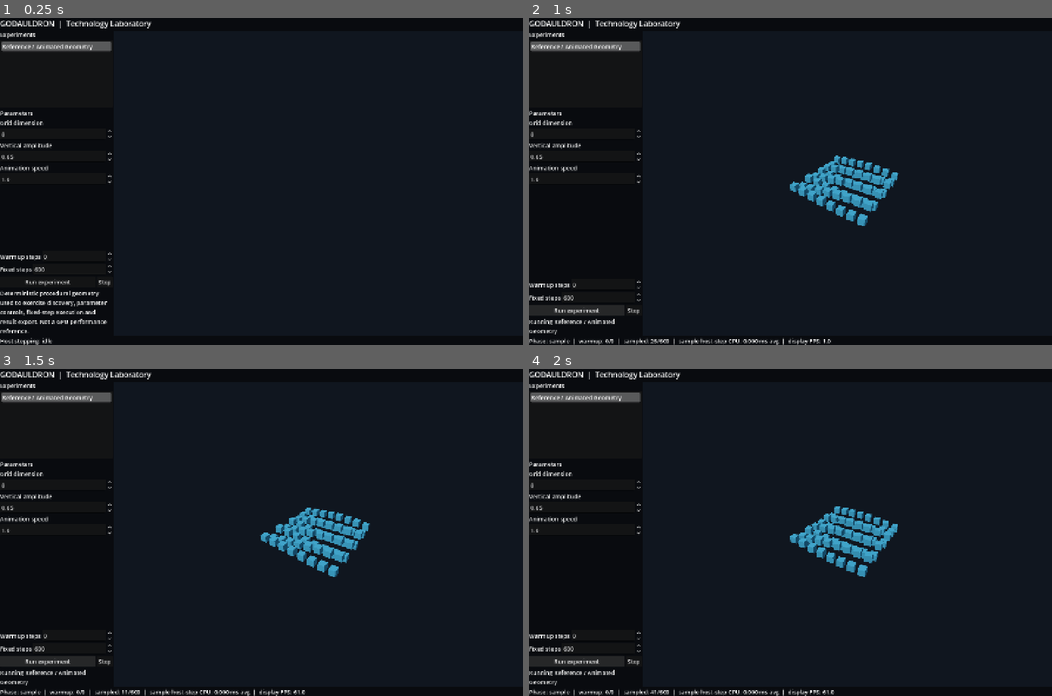
Above: before the commit, frames 1-4 (two rows, left to right).
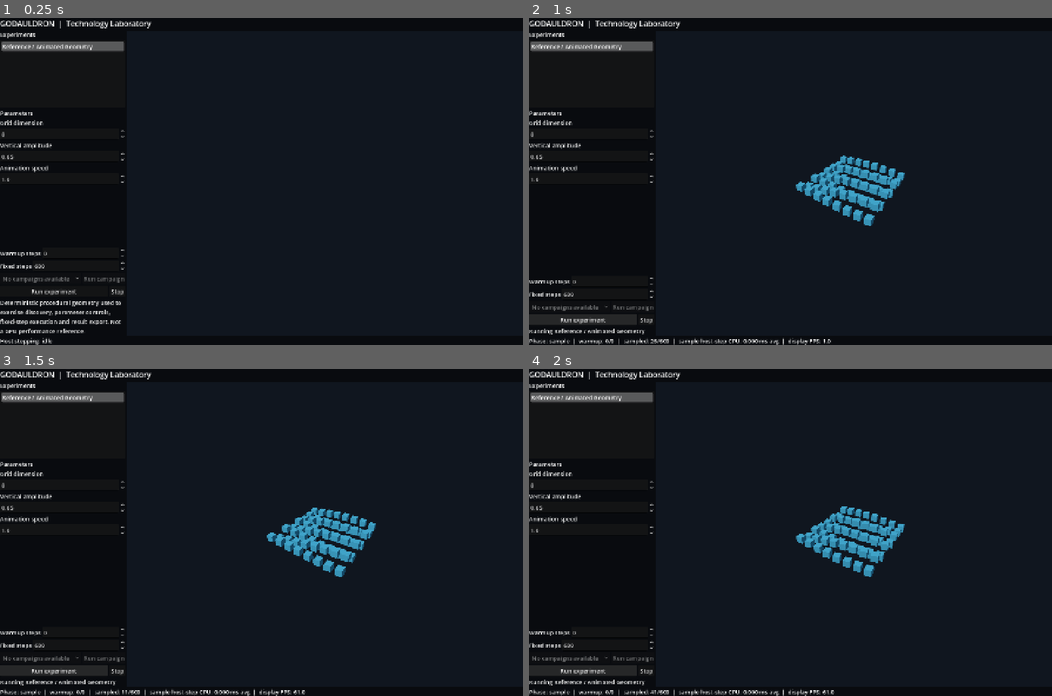
Above: after the commit, the same moments.

Repository: thomthehound/Godauldron
Game: Godot game, scene res://scenes/main.tscn
Two runs of this game, one before a commit and one after it. Both use one fixed random seed, a clock stepped at 60 frames per second and the inputs below.
Inputs:
- Up to frame 1 (0.25 s): no input
- Up to frame 2 (1 s): click "Run experiment" at 0.5 s
- Up to frame 3 (1.5 s): click "Run experiment" at 1.25 s
- Up to frame 4 (2 s): no input

The runs differ from the first frame. In frame 1, 1.7% of the frame differs, in the area x 0-24%, y 7-97%; in frame 2, 3.3%; in frame 3, 3.3%; in frame 4, 3.3%, in the area x 0-72%, y 7-97%.

Commit message:
Integrate campaign presets, sequential sweeps and summary reporting into the host

Diff:
--- a/scripts/laboratory.gd
+++ b/scripts/laboratory.gd
@@ -6,6 +6,8 @@
 const FIXED_STEP := 1.0 / 60.0
 const MAX_STEPS_PER_FRAME := 8
 const ExperimentRun = preload("res://scripts/experiment_run.gd")
+const ExperimentCampaign = preload("res://scripts/experiment_campaign.gd")
+const CAMPAIGN_ROOT := "res://campaigns"
 
 var _experiments: Array[Dictionary] = []
 var _manifest: Dictionary = {}
@@ -18,6 +20,12 @@
 var _telemetry: Label
 var _run_steps: SpinBox
 var _warmup_steps: SpinBox
+var _campaign_picker: OptionButton
+var _campaign_button: Button
+var _campaign_plans: Array[Dictionary] = []
+var _campaign: RefCounted = null
+var _last_campaign_report_path: String = ""
+var _last_campaign_summary: Dictionary = {}
 
 var _run: ExperimentRun = null
 var _accumulator: float = 0.0
@@ -97,6 +105,17 @@
 	_run_steps.value = 600
 	_run_steps.size_flags_horizontal = Control.SIZE_EXPAND_FILL
 	steps_row.add_child(_run_steps)
+
+	var campaign_row := HBoxContainer.new()
+	sidebar.add_child(campaign_row)
+	_campaign_picker = OptionButton.new()
+	_campaign_picker.size_flags_horizontal = Control.SIZE_EXPAND_FILL
+	campaign_row.add_child(_campaign_picker)
+	_campaign_button = Button.new()
+	_campaign_button.text = "Run campaign"
+	_campaign_button.disabled = true
+	_campaign_button.pressed.connect(_start_campaign)
+	campaign_row.add_child(_campaign_button)
 
 	var buttons := HBoxContainer.new()
 	sidebar.add_child(buttons)
@@ -191,6 +210,69 @@
 	_active_scene = scene_resource.instantiate()
 	_viewport.add_child(_active_scene)
 	_status.text = String(_manifest.get("description", _manifest["display_name"]))
+	_discover_campaigns()
+
+
+func _discover_campaigns() -> void:
+	_campaign_plans.clear()
+	_campaign_picker.clear()
+	for file in DirAccess.get_files_at(CAMPAIGN_ROOT):
+		if not file.ends_with(".json"):
+			continue
+		var parsed: Variant = JSON.parse_string(FileAccess.get_file_as_string(CAMPAIGN_ROOT.path_join(file)))
+		if typeof(parsed) != TYPE_DICTIONARY or parsed.get("experiment_id") != _manifest.get("id"):
+			continue
+		var errors: PackedStringArray = ExperimentCampaign.validate(parsed, _manifest)
+		if not errors.is_empty():
+			push_warning("Invalid campaign %s: %s" % [file, ", ".join(errors)])
+			continue
+		_campaign_plans.append(parsed)
+		_campaign_picker.add_item(String(parsed.get("id", file)))
+	_campaign_button.disabled = _campaign_plans.is_empty()
+	if _campaign_plans.is_empty():
+		_campaign_picker.add_item("No campaigns available")
+		_campaign_picker.disabled = true
+	else:
+		_campaign_picker.disabled = false
+		_campaign_picker.select(0)
+
+
+func _start_campaign() -> void:
+	if _active_scene == null or _campaign_plans.is_empty():
+		return
+	if _has_active_run():
+		_finish_run(false)
+	_campaign = ExperimentCampaign.new()
+	_last_campaign_report_path = ""
+	_last_campaign_summary.clear()
+	var errors: PackedStringArray = _campaign.configure(
+		_campaign_plans[_campaign_picker.selected], _manifest
+	)
+	if not errors.is_empty():
+		_status.text = "Invalid campaign: " + ", ".join(errors)
+		_campaign = null
+		return
+	_begin_campaign_case()
+
+
+func _begin_campaign_case() -> void:
+	var next_case: Dictionary = _campaign.next_case()
+	_run = ExperimentRun.new()
+	_run.begin(_active_scene, next_case["parameters"],
+		int(next_case["warmup_steps"]), int(next_case["sample_steps"]), FIXED_STEP)
+	_accumulator = 0.0
+	_status.text = "Campaign case %d, repetition %d" % [
+		int(next_case["case_index"]) + 1, int(next_case["repetition"]) + 1
+	]
+	_update_telemetry()
+
+
+func _finish_campaign(completed: bool) -> void:
+	_last_campaign_summary = _campaign.summary(completed)
+	var path: String = _save_report(_last_campaign_summary, "campaign_" + String(_last_campaign_summary["campaign_id"]))
+	_last_campaign_report_path = path
+	_campaign = null
+	_status.text = ("Campaign complete" if completed else "Campaign cancelled") + (": " + path if not path.is_empty() else ": unable to save summary")
 
 
 func _collect_parameters() -> Dictionary:
@@ -216,6 +298,7 @@
 		return
 	if _has_active_run():
 		_finish_run(false)
+	_campaign = null
 	_run = ExperimentRun.new()
 	_run.begin(
 		_active_scene, _collect_parameters(),
@@ -265,12 +348,37 @@
 	if not completed:
 		finished_run.cancel()
 	var report: Dictionary = finished_run.make_report(String(_manifest["id"]))
+	if _campaign != null:
+		var next_case: Dictionary = _campaign.next_case()
+		report["campaign_id"] = String(_campaign.summary(false)["campaign_id"])
+		report["campaign_case_index"] = int(next_case["case_index"])
+		report["campaign_repetition"] = int(next_case["repetition"])
+	var result_path: String = _save_report(report, String(_manifest["id"]))
+	if _campaign != null:
+		if result_path.is_empty():
+			_finish_campaign(false)
+			return
+		_campaign.record(report, result_path)
+		if completed and _campaign.is_active():
+			_begin_campaign_case()
+		else:
+			_finish_campaign(completed)
+		return
+	_status.text = "%s: %d measured steps, %d warmup steps. Report: %s" % [
+		"Complete" if completed else "Stopped",
+		int(report["steps"]), int(report["warmup_steps"]), result_path
+	]
+
+
+func _save_report(report: Dictionary, identifier: String) -> String:
 	var result_dir: String = ProjectSettings.globalize_path("user://results")
-	DirAccess.make_dir_recursive_absolute(result_dir)
-	# Preserve every run, including repeated starts/stops in the same second.
-	# Process identity avoids collisions between independent host instances;
-	# the sequence and existence check handle rapid runs and restarts.
-	var prefix: String = "%s_%s_p%d" % [String(_manifest["id"]), Time.get_datetime_string_from_system().replace(":", "-"), OS.get_process_id()]
+	if DirAccess.make_dir_recursive_absolute(result_dir) != OK:
+		_status.text = "Could not create results directory: " + result_dir
+		return ""
+	# Preserve all reports, including rapid repetitions and later process restarts.
+	var prefix: String = "%s_%s_p%d" % [
+		identifier, Time.get_datetime_string_from_system().replace(":", "-"), OS.get_process_id()
+	]
 	var result_path: String = ""
 	while true:
 		_report_sequence += 1
@@ -280,10 +388,7 @@
 	var output := FileAccess.open(result_path, FileAccess.WRITE)
 	if output == null:
 		_status.text = "Could not write results to " + result_path
-		return
+		return ""
 	output.store_string(JSON.stringify(report, "\t") + "\n")
 	output.close()
-	_status.text = "%s: %d measured steps, %d warmup steps. Report: %s" % [
-		"Complete" if completed else "Stopped",
-		int(report["steps"]), int(report["warmup_steps"]), result_path
-	]
+	return result_path
